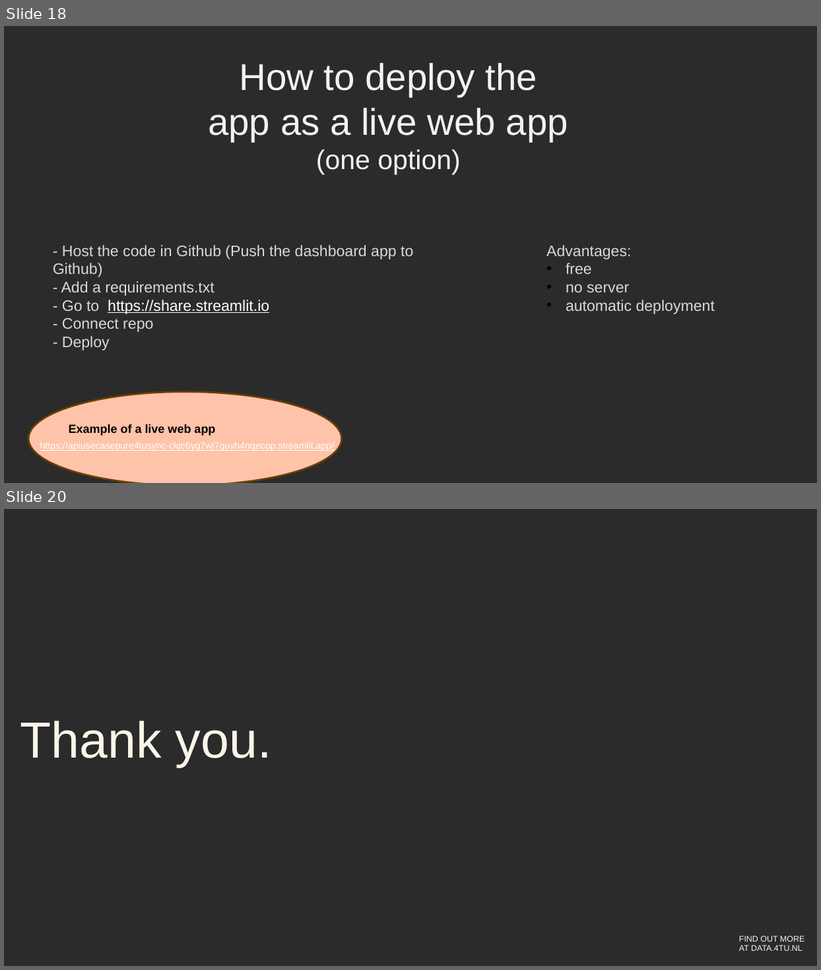
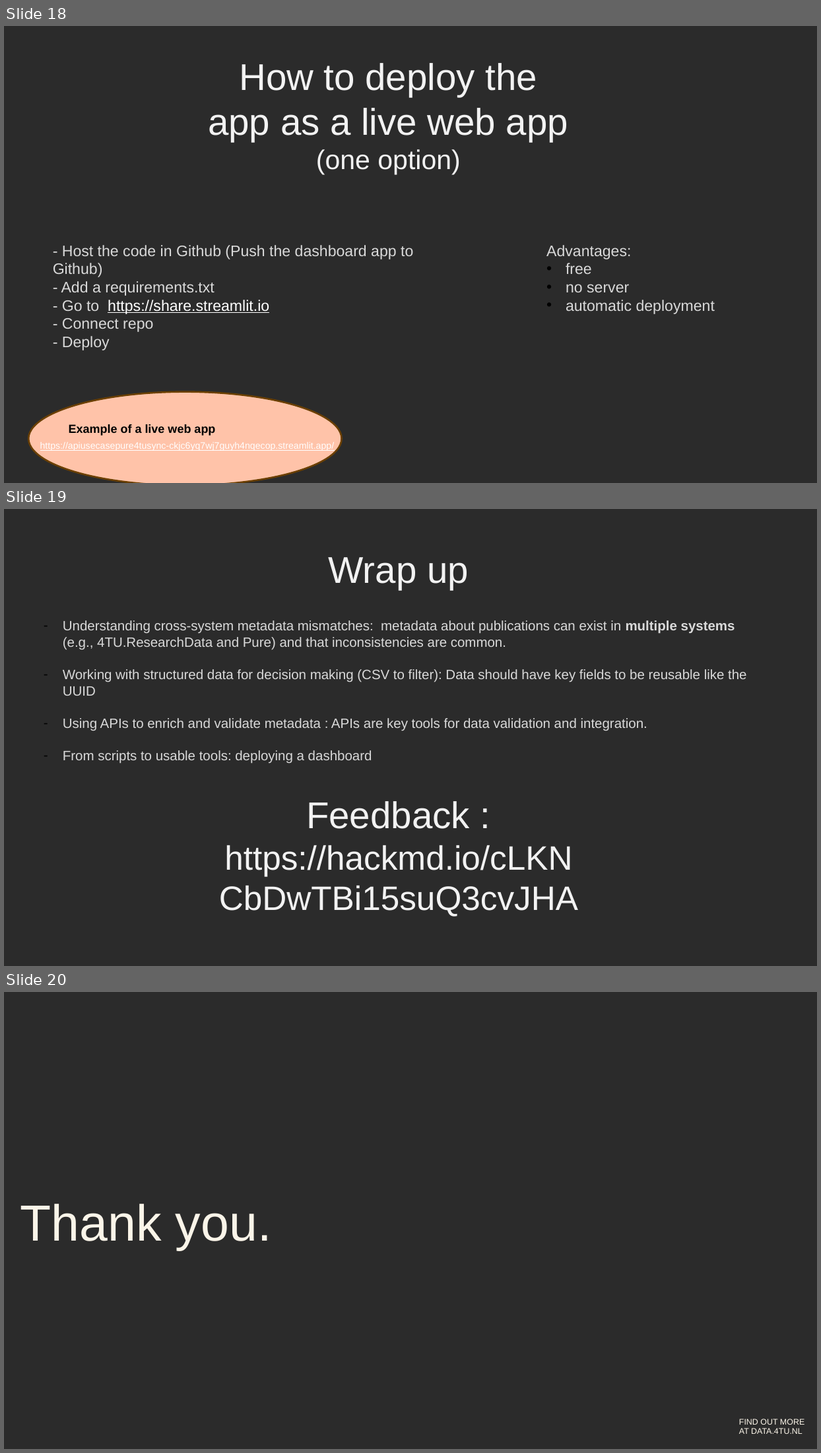
Before and after one commit to 4TUResearchData-Carpentries/API_use_case_PURE_4TU_sync, a slide deck: Lesson_development/Presentations/Workshop_API_sync_PURE_WUR.pptx. Shown one above the other, each under a label of ours: slides 18 and 20 before the commit, slides 18, 19 and 20 after it; the slides between them are not shown. The pictures are 821x970 and 821x1453 pixels, drawn with LibreOffice and Linux fonts; fonts in the diff are those of the drawing; background and template pictures are left out; a plain dark background stands for a picture behind light text. Boxes give left, top, right and bottom in pixels: in the first picture for what was removed or moved away, otherwise in the second. Text is boxed around its words. In the diff, an @@ line names an element or a change of style, - is before the commit and + after.

```diff
--- a/Lesson_development/Presentations/Workshop_API_sync_PURE_WUR.pptx
+++ b/Lesson_development/Presentations/Workshop_API_sync_PURE_WUR.pptx
@@ slide 19 added at [4,509,817,966], background picture (left out) @@
@@ text added at [329,557,469,590], 44 pt, text #F2F2F2 @@
+Wrap up
@@ text added at [63,621,746,764], 16 pt, text #D9D9D9 @@
+– Understanding cross-system metadata mismatches: metadata about publications can exist in multiple systems (e.g., 4TU.ResearchData and Pure) and that inconsistencies are common.
+– Working with structured data for decision making (CSV to filter): Data should have key fields to be reusable like the UUID
+– Using APIs to enrich and validate metadata : APIs are key tools for data validation and integration.
+– From scripts to usable tools: deploying a dashboard
@@ text added at [224,801,572,877], 40 pt, text #F2F2F2 @@
+Feedback : https://hackmd.io/cLKNCbDwTBi15suQ3cvJHA
```
Also in this commit, not shown: 5 slides changed, 1 other slide added, 2 slides removed, 6 other files.
